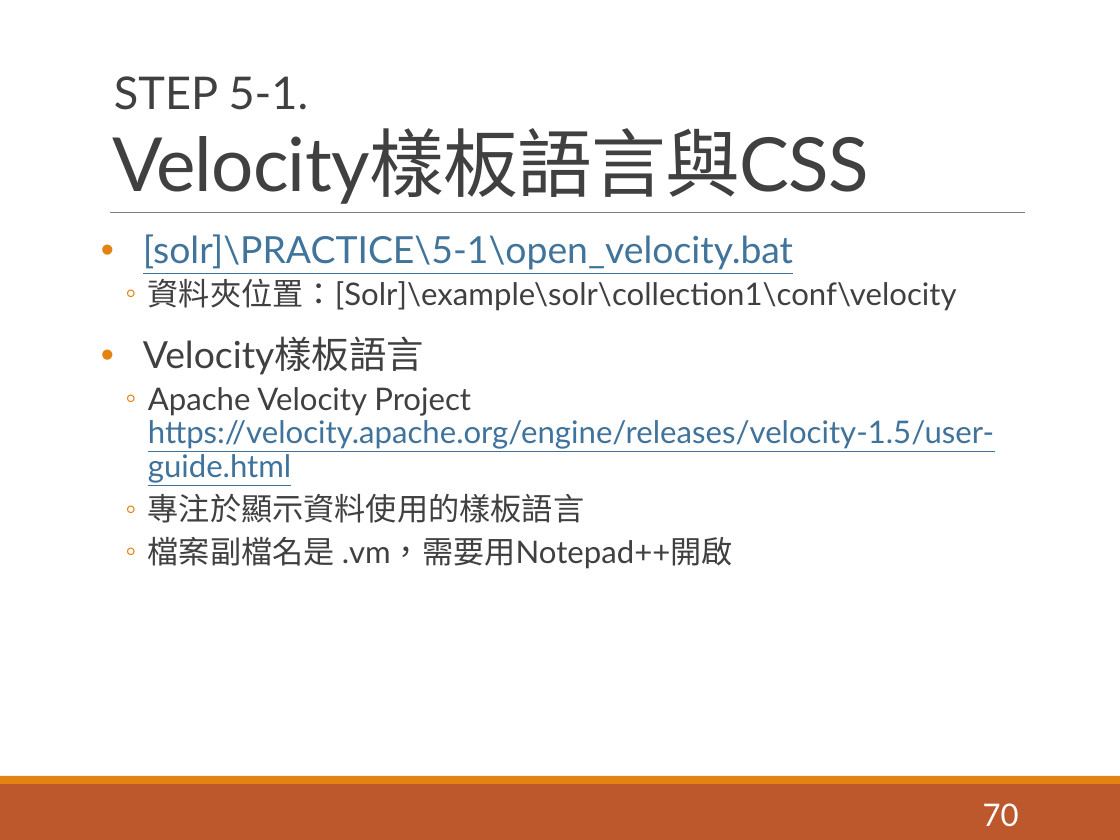
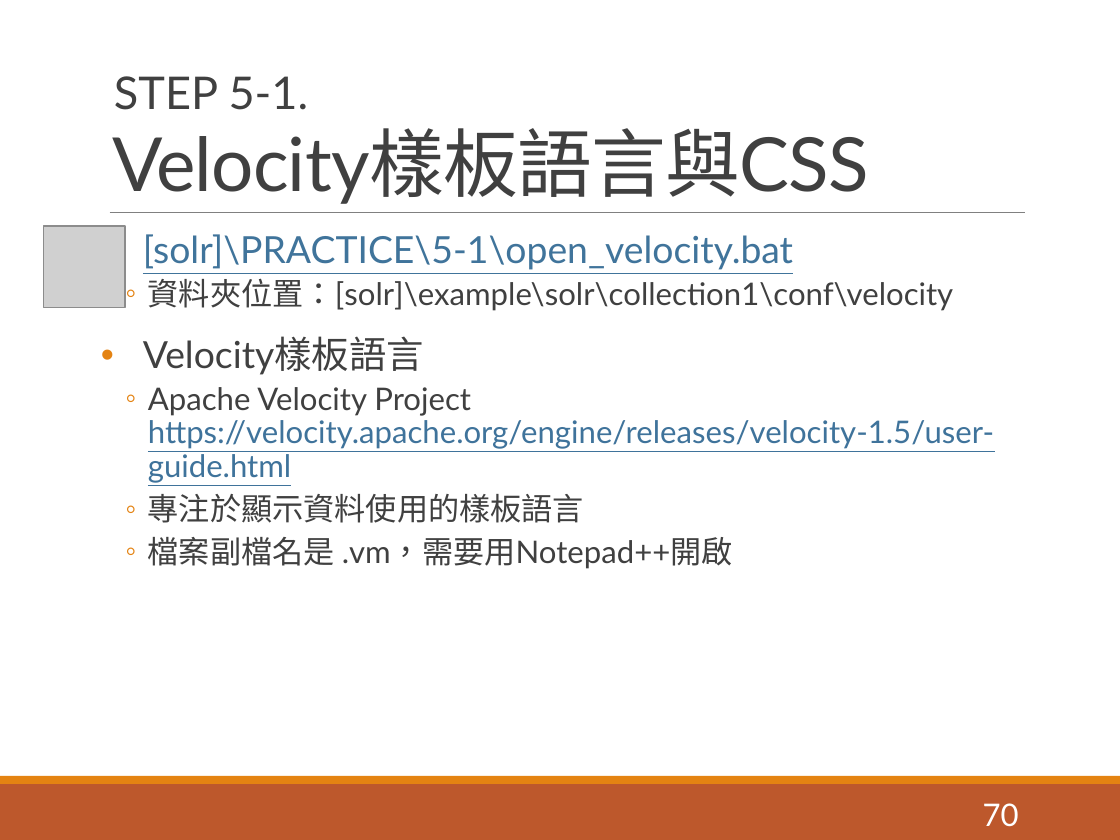
Before and after one commit to pulipulichen/ir-practice-solr, a slide deck: slide 70 of Apache Solr教學介紹.pptx. Drawn at 1120x840 pixels with LibreOffice and Linux fonts; fonts in the diff are those of the drawing; grey boxes stand for pictures. Boxes give left, top, right and bottom in pixels: in the first picture for what was removed or moved away, otherwise in the second. Text is boxed around its words. In the diff, an @@ line names an element or a change of style, - is before the commit and + after.

```diff
--- a/Apache Solr教學介紹.pptx
+++ b/Apache Solr教學介紹.pptx
@@ picture added at (44,226,125,308) @@
@@ text at (148,273,953,311): text changed @@
-  ◦ 資料夾位置：[Solr]\example\solr\collection1\conf\velocity
+  ◦ 資料夾位置：[solr]\example\solr\collection1\conf\velocity
```
Also in this commit, not shown: 27 other slides changed, 1 slide added, 1 slide removed, 13 other files.
